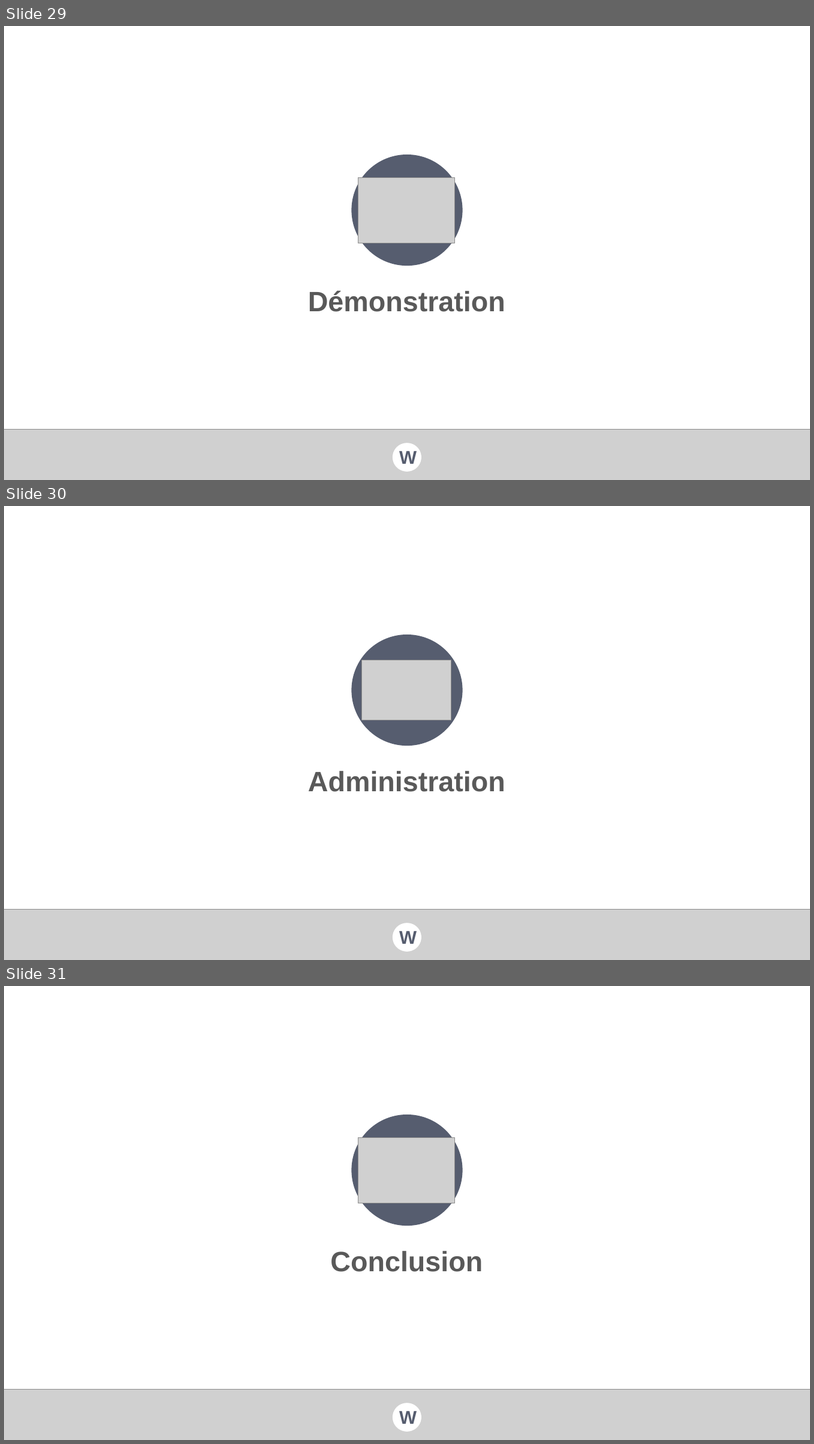
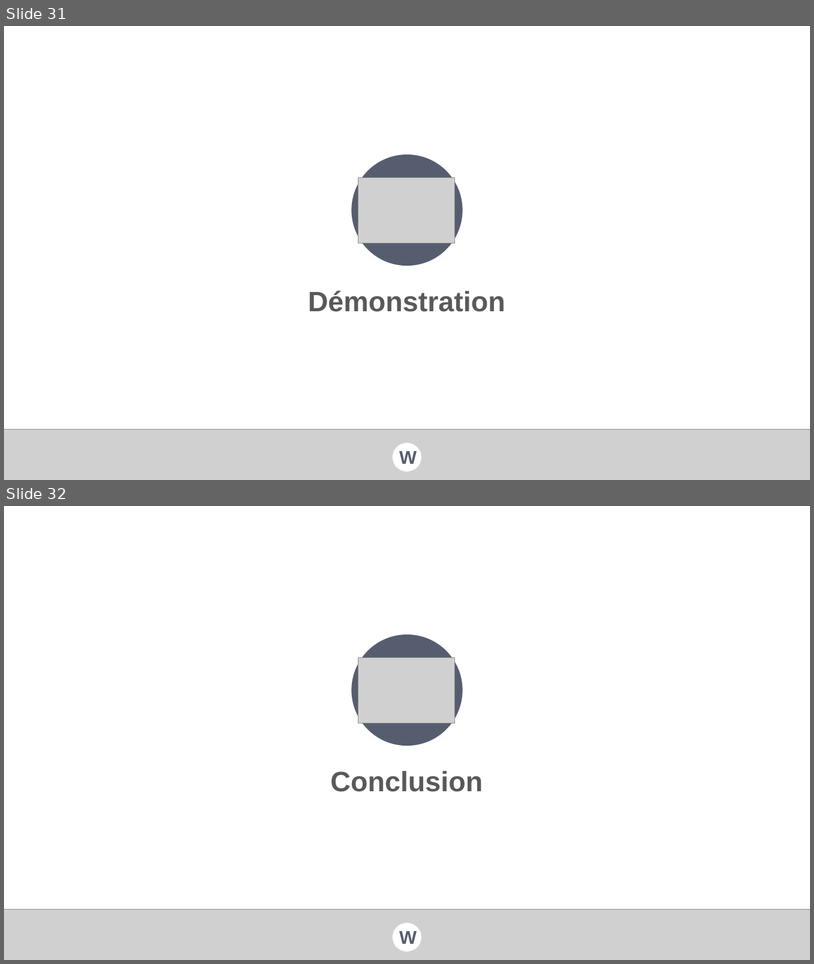
Before and after one commit to val92130/Wander, a slide deck: Docs/Documentation/Presentations/Wander - Forum PI.pptx. Shown one above the other, each under a label of ours: slides 29, 30 and 31 before the commit, slides 31 and 32 after it. The pictures are 814x1444 and 814x964 pixels, drawn with LibreOffice and Linux fonts; fonts in the diff are those of the drawing; grey boxes stand for pictures; background and template pictures are left out. Boxes give left, top, right and bottom in pixels: in the first picture for what was removed or moved away, otherwise in the second. Text is boxed around its words. In the diff, an @@ line names an element or a change of style, - is before the commit and + after.

```diff
--- a/Docs/Documentation/Presentations/Wander - Forum PI.pptx
+++ b/Docs/Documentation/Presentations/Wander - Forum PI.pptx
@@ slide 30 removed at bbox=[4, 506, 810, 960], background picture (left out) @@
@@ ellipse removed at bbox=[351, 634, 463, 746] @@
@@ picture removed at bbox=[362, 660, 452, 720] @@
@@ text removed at bbox=[308, 771, 506, 792] @@
-Administration
@@ picture removed at bbox=[4, 909, 810, 960] @@
@@ ellipse removed at bbox=[393, 922, 422, 951] @@
@@ text removed at bbox=[399, 931, 417, 943] @@
-W
@@ what was slide 29 is now slide 31 @@
@@ what was slide 31 is now slide 32 @@
```
Also in this commit, not shown: 1 slide changed, 2 slides added.
